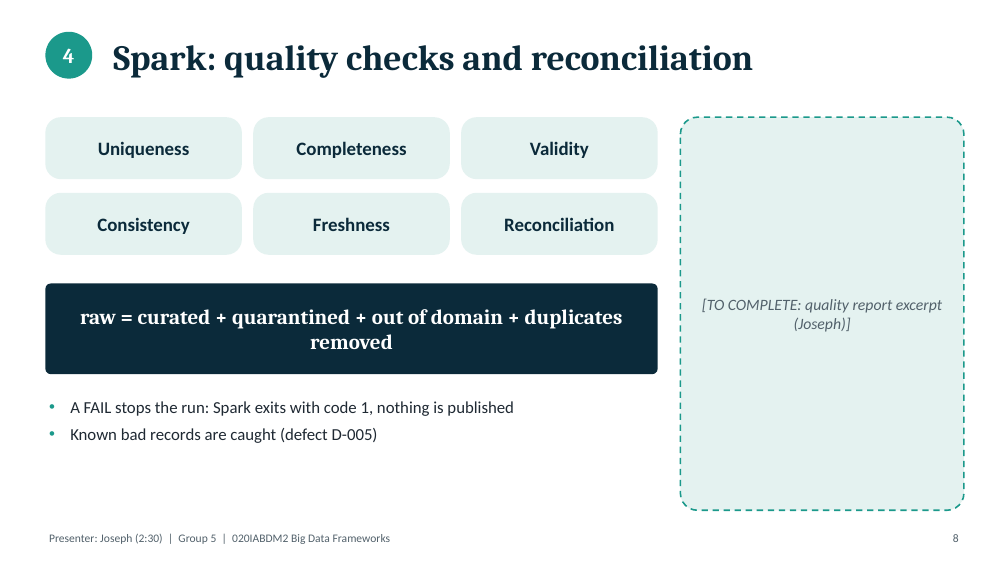
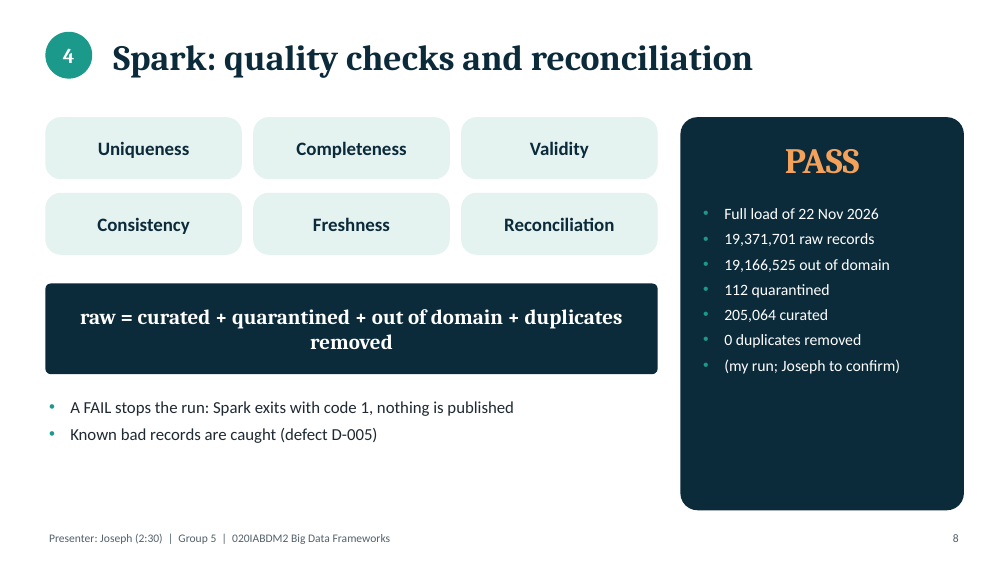
Before and after one commit to Joseph-Nasr-USJ/cfpb-money-transfers-platform, a slide deck: slide 8 of docs/presentation/slides_draft.pptx. Drawn at 1008x567 pixels with LibreOffice and Linux fonts; fonts in the diff are those of the drawing. Boxes give left, top, right and bottom in pixels: in the first picture for what was removed or moved away, otherwise in the second. Text is boxed around its words. In the diff, an @@ line names an element or a change of style, - is before the commit and + after.

```diff
--- a/docs/presentation/slides_draft.pptx
+++ b/docs/presentation/slides_draft.pptx
@@ rounded rectangle at (681,117,964,510): fill #E4F2F0 to #0B2A3A; outline #1B998B 1.5 pt dashed to none @@
@@ text added at (785,149,860,174), 34 pt, text #F4A259, bold @@
+PASS
@@ text added at (724,208,900,374), 15 pt, text #FFFFFF @@
+• Full load of 22 Nov 2026
+• 19,371,701 raw records
+• 19,166,525 out of domain
+• 112 quarantined
+• 205,064 curated
+• 0 duplicates removed
+• (my run; Joseph to confirm)
@@ text removed at (702,298,942,332) @@
-[TO COMPLETE: quality report excerpt (Joseph)]
```
Also in this commit, not shown: 2 other slides changed, 9 other files.
